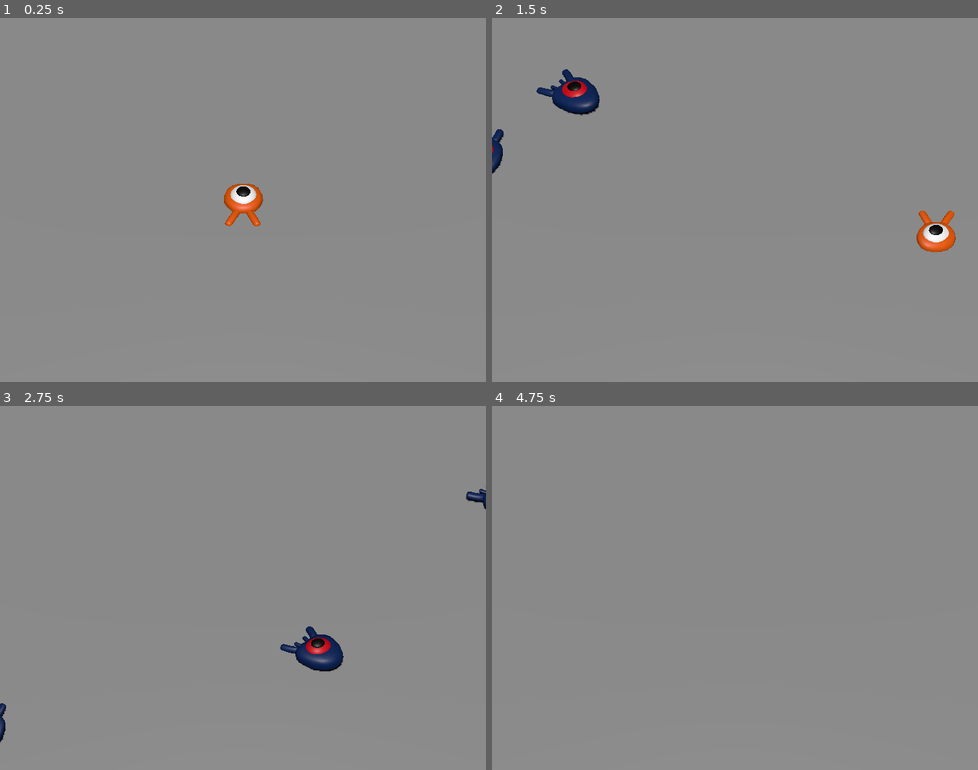
Above: before the commit, frames 1-4 (two rows, left to right).
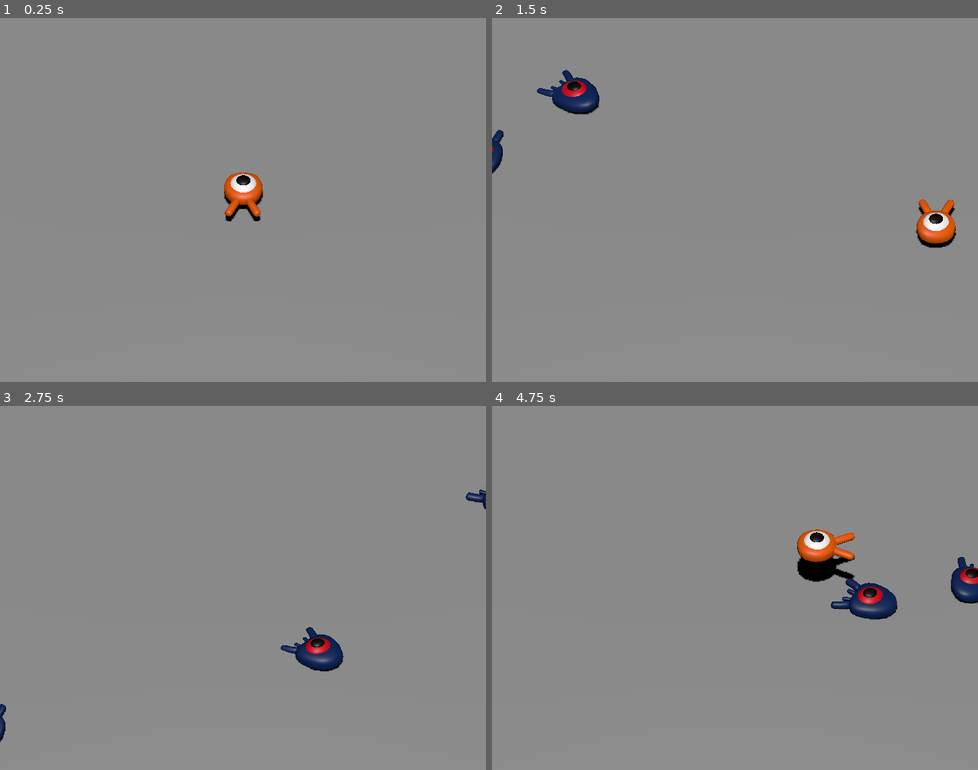
Above: after the commit, the same moments.

Repository: dev-berkacar/Squash-the-Creeps-
Game: Godot game, scene res://main.tscn
Same seed, same stepped clock (60 frames per second), same inputs: the game is played once before the commit and once after it.
Inputs:
- Up to frame 1 (0.25 s): no input
- Up to frame 2 (1.5 s): tap Enter at 0.5 s; hold Right (move_right) 0.53-1.28 s; tap Space (jump) at 0.77 s; hold Down (move_back) from 1.28 s (still down)
- Up to frame 3 (2.75 s): tap Space (jump) at 1.52 s; release Down (move_back) at 2.03 s; hold Right (move_right) from 2.03 s (still down)
- Up to frame 4 (4.75 s): release Right (move_right) at 2.78 s; hold Up (move_forward) 2.78-3.53 s; tap Space (jump) at 3.02, 3.77, 4.52 s; hold Left (move_left) from 3.53 s (still down)

The runs differ from the first frame. In frame 1, 0.9% of the frame differs, in the area x 46-55%, y 42-58%; in frame 2, 1.0%; in frame 3, 0.1%; in frame 4, 2.8%, in the area x 62-100%, y 33-59%.
Error before the commit: Invalid access to property or key 'position' on a base object of type 'null instance'. (res://main.gd:17)

Commit message:
fix

Diff:
--- a/main.tscn
+++ b/main.tscn
@@ -50,6 +50,7 @@
 [node name="Camera3D" type="Camera3D" parent="CameraPivot"]
 transform = Transform3D(1, -3.48787e-16, 3.48787e-16, 3.48787e-16, 1, -6.71794e-08, -3.48787e-16, -7.57478e-09, 1, 2.08165e-12, 7.41677e-07, 19)
 projection = 1
+current = true
 size = 19.0
 far = 100.0
 
--- a/player.tscn
+++ b/player.tscn
@@ -1,27 +1,24 @@
 [gd_scene load_steps=5 format=3 uid="uid://ccmdd7dij6ao0"]
 
-[ext_resource type="Script" path="res://player.gd" id="1_68hc8"]
-[ext_resource type="PackedScene" uid="uid://dxjnphaeqlpbf" path="res://art/player.glb" id="1_at7tp"]
+[ext_resource type="Script" path="res://player.gd" id="1_g2rbo"]
+[ext_resource type="PackedScene" uid="uid://dxjnphaeqlpbf" path="res://art/player.glb" id="1_i7sq7"]
 
-[sub_resource type="SphereShape3D" id="SphereShape3D_fhttk"]
-radius = 0.797218
+[sub_resource type="SphereShape3D" id="SphereShape3D_6ri3n"]
+radius = 1.11302
 
-[sub_resource type="CylinderShape3D" id="CylinderShape3D_pq5sx"]
-height = 0.230712
-radius = 1.08081
+[sub_resource type="CylinderShape3D" id="CylinderShape3D_xme80"]
 
 [node name="Player" type="CharacterBody3D"]
 collision_mask = 6
-script = ExtResource("1_68hc8")
+script = ExtResource("1_g2rbo")
 
 [node name="Pivot" type="Node3D" parent="."]
 
-[node name="player" parent="Pivot" instance=ExtResource("1_at7tp")]
-transform = Transform3D(1, 0, 0, 0, 1, 0, 0, 0, 1, 2.08165e-12, 2.08165e-12, 2.08165e-12)
+[node name="Character" parent="Pivot" instance=ExtResource("1_i7sq7")]
 
 [node name="CollisionShape3D" type="CollisionShape3D" parent="."]
-transform = Transform3D(1, 0, 0, 0, 1, 0, 0, 0, 1, 0, 0.801111, 0)
-shape = SubResource("SphereShape3D_fhttk")
+transform = Transform3D(1, 0, 0, 0, 1, 0, 0, 0, 1, 0, 0.291402, 0)
+shape = SubResource("SphereShape3D_6ri3n")
 
 [node name="MobDetector" type="Area3D" parent="."]
 collision_layer = 0
@@ -29,7 +26,7 @@
 monitorable = false
 
 [node name="CollisionShape3D" type="CollisionShape3D" parent="MobDetector"]
-transform = Transform3D(1, 0, 0, 0, 1, 0, 0, 0, 1, 0, 0.349767, 0)
-shape = SubResource("CylinderShape3D_pq5sx")
+transform = Transform3D(2.5, 0, 0, 0, 0.2, 0, 0, 0, 2.5, 0, 0.734667, 0)
+shape = SubResource("CylinderShape3D_xme80")
 
 [connection signal="body_entered" from="MobDetector" to="." method="_on_mob_detector_body_entered"]
